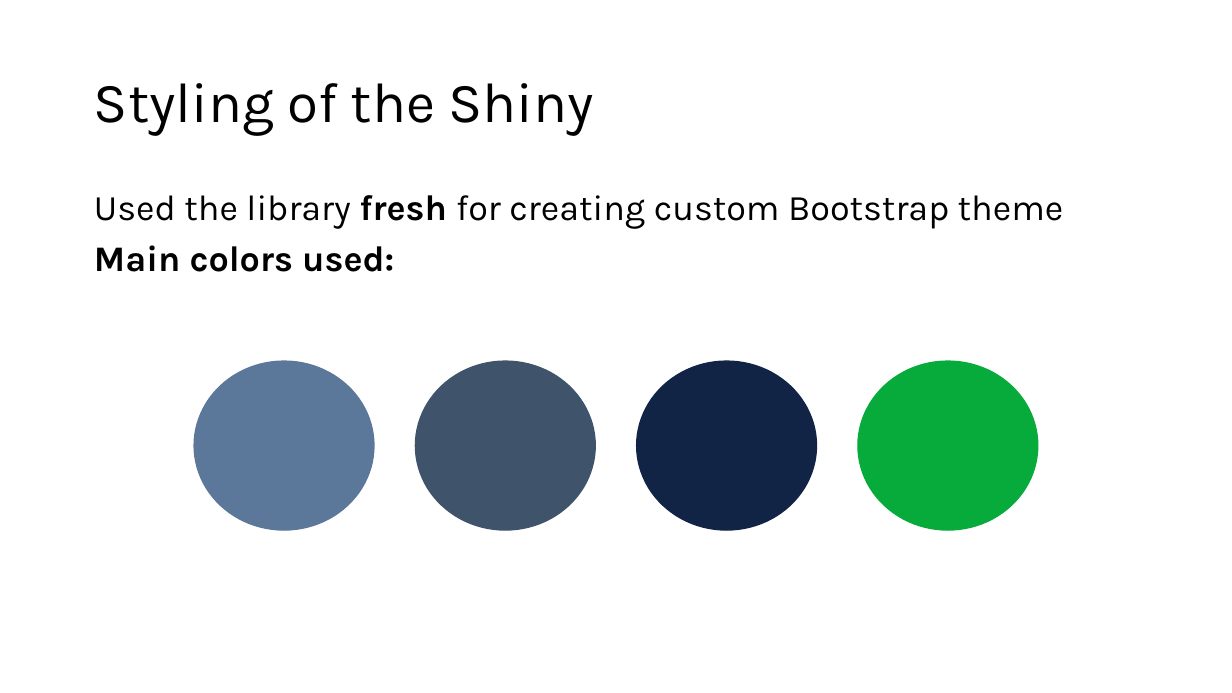
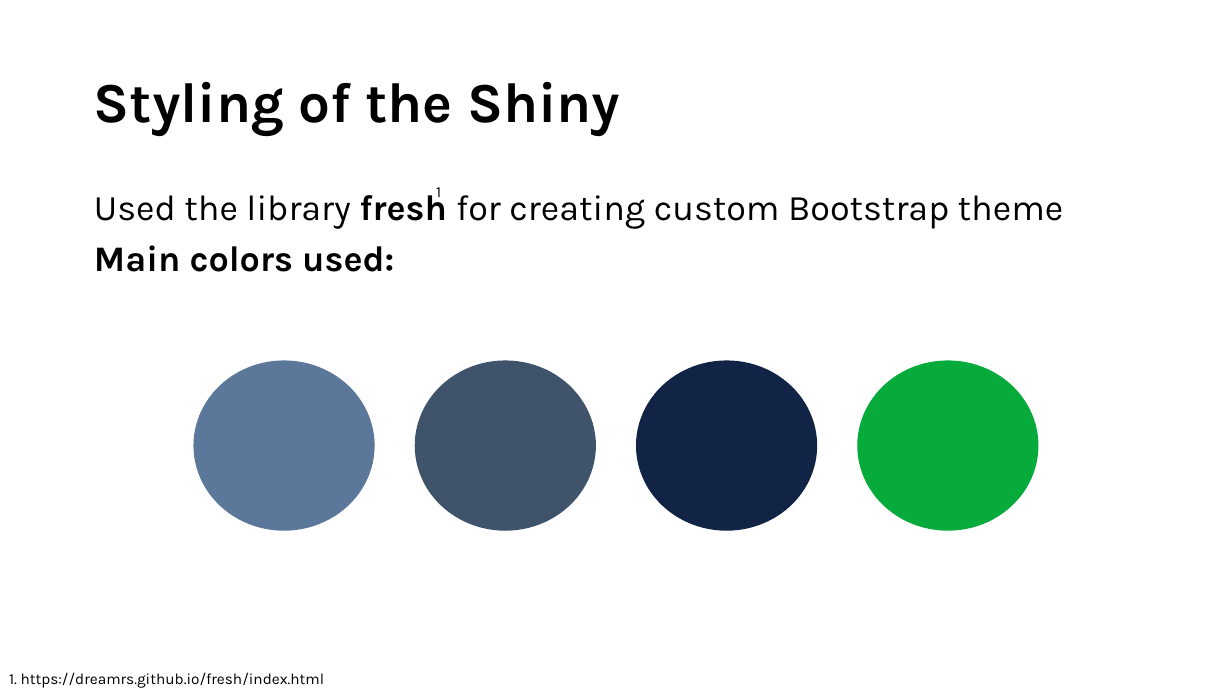
Before and after one commit to CathrineLind/shiny-CVD, a slide deck: slide 10 of Connecting non-data Literate Stakeholders to Data using R.pptx (slide 8 before the commit). Drawn at 1232x693 pixels with LibreOffice and Linux fonts; fonts in the diff are those of the drawing. Boxes give left, top, right and bottom in pixels: in the first picture for what was removed or moved away, otherwise in the second. Text is boxed around its words. In the diff, an @@ line names an element or a change of style, - is before the commit and + after.

```diff
--- a/Connecting non-data Literate Stakeholders to Data using R.pptx
+++ b/Connecting non-data Literate Stakeholders to Data using R.pptx
@@ title "Styling of the Shiny" at bbox=[94, 82, 620, 136]: bold on @@
@@ text added at bbox=[436, 187, 441, 197], 12 pt, text #000000 @@
+1
@@ text added at bbox=[9, 672, 325, 688], 12 pt, text #000000 @@
+1. https://dreamrs.github.io/fresh/index.html
```
Also in this commit, not shown: 13 other slides changed, 3 slides added, 9 other files.
